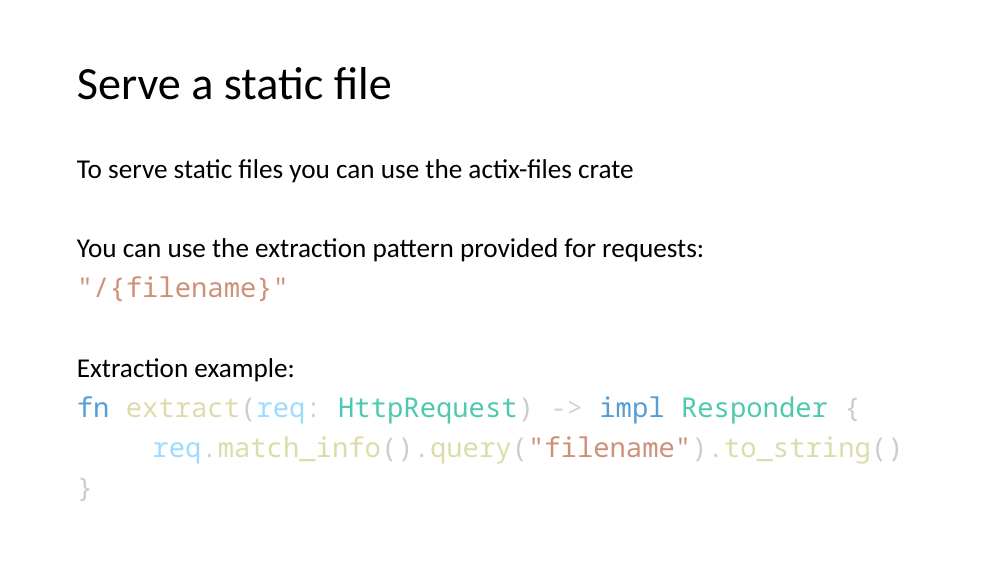
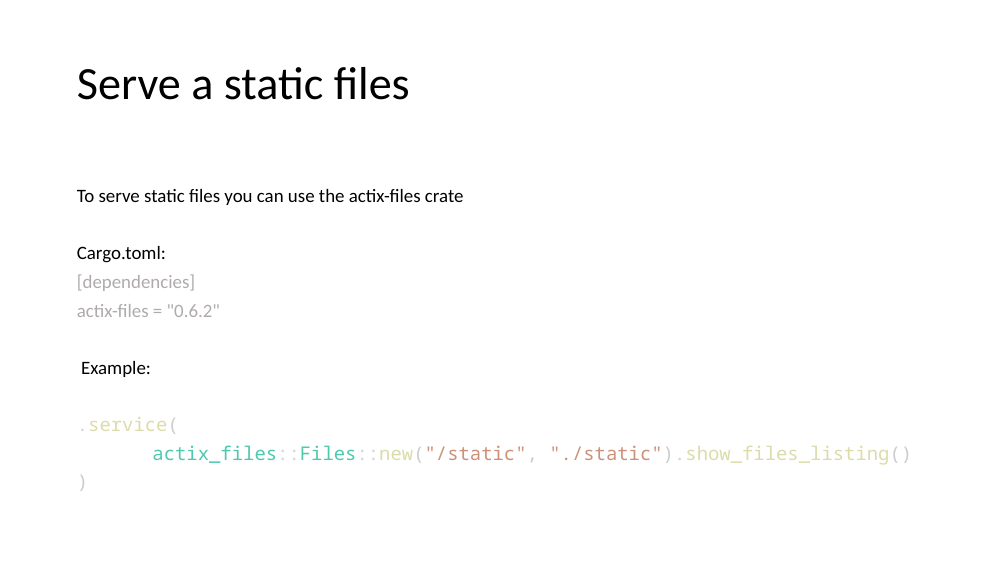
Before and after one commit to floscodes/actix_talk, a slide deck: slide 10 of Pres.pptx. Drawn at 1008x567 pixels with LibreOffice and Linux fonts; fonts in the diff are those of the drawing. Boxes give left, top, right and bottom in pixels: in the first picture for what was removed or moved away, otherwise in the second. Text is boxed around its words. In the diff, an @@ line names an element or a change of style, - is before the commit and + after.

```diff
--- a/Pres.pptx
+++ b/Pres.pptx
@@ title at <box>77,67,410,100</box>: text changed @@
-Serve a static file
+Serve a static files
@@ text at <box>77,189,464,205</box>: size 25.9 to 18 pt in "To serve static files you can use ..."; line spacing 0.9 to 0.8 @@
@@ text at <box>77,246,912,465</box>: text changed; size 25.9 to 18 pt; text colour #000000 to #AFABAB @@
-You can use the extraction pattern provided for requests:
-"/{filename}"
-Extraction example:
-fn extract(req: HttpRequest) -> impl Responder {
-req.match_info().query("filename").to_string()
-}
+Cargo.toml:
+[dependencies]
+actix-files = "0.6.2"
+Example:
+.service(
+actix_files::Files::new("/static", "./static").show_files_listing()
+)
```
Also in this commit, not shown: 1 slide removed, 2 other files.
